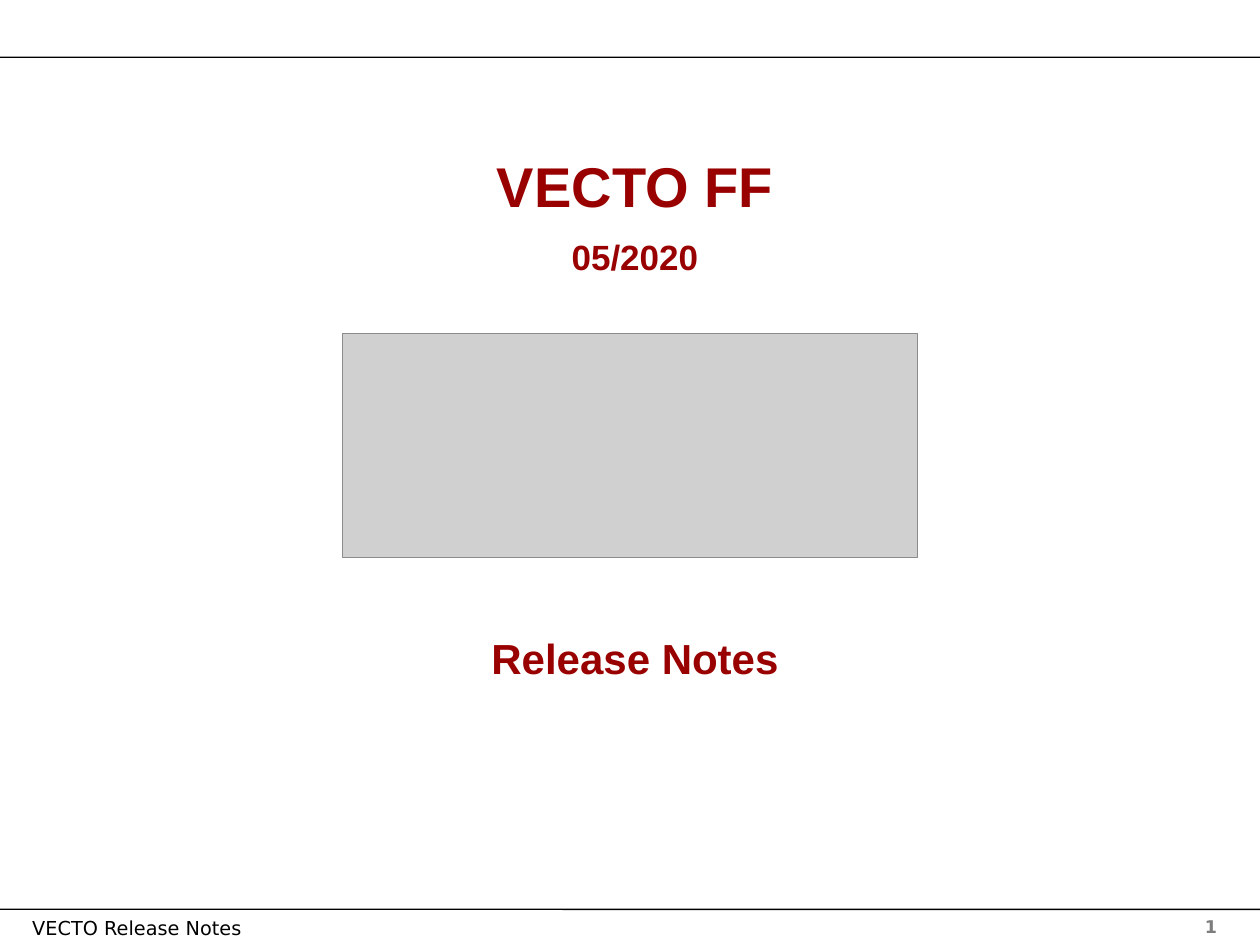
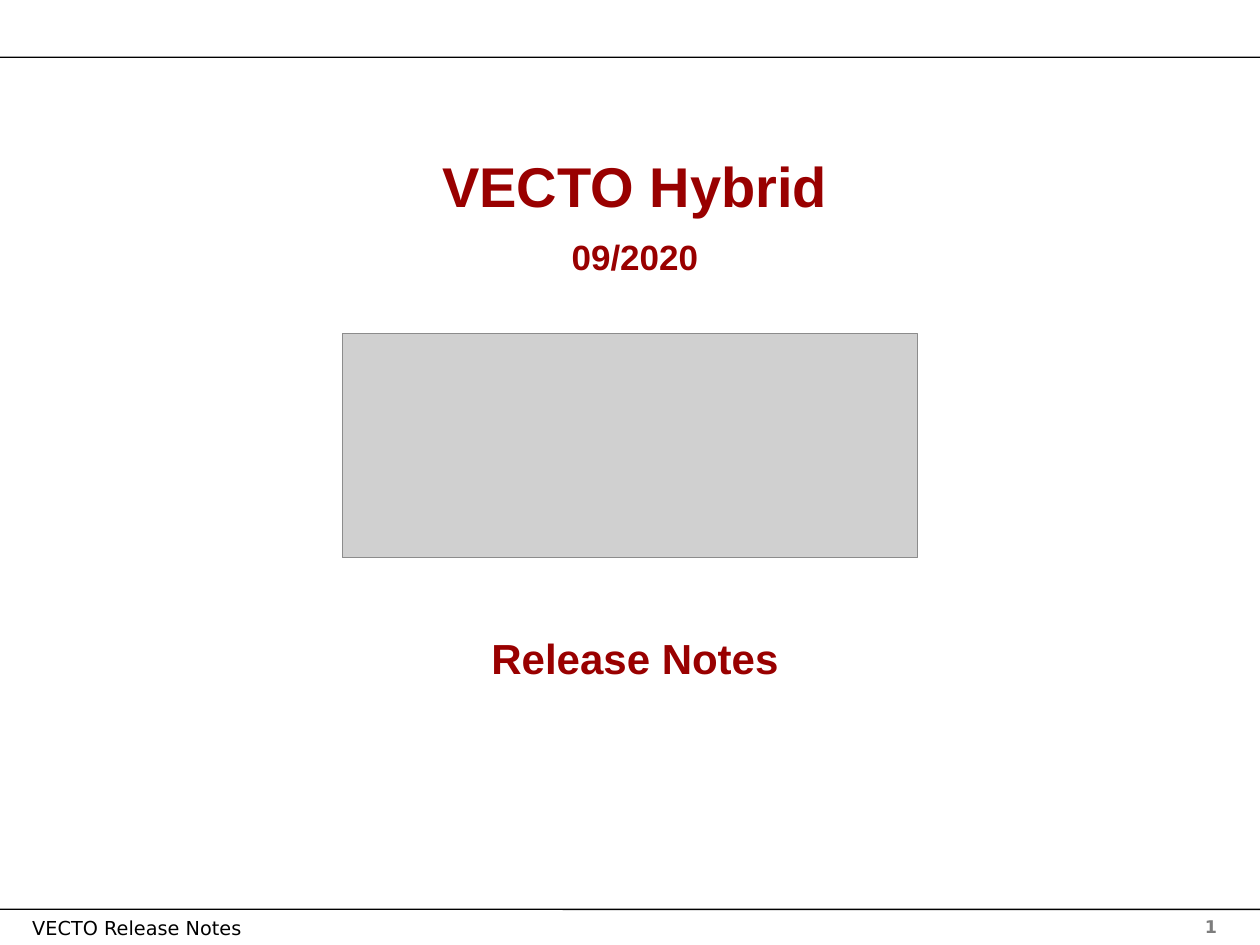
Before and after one commit to tanawadeatharva/BharatVECTO, a slide deck: slide 1 of Documentation/User Manual Source/Release Notes Vecto3.x.pptx. Drawn at 1260x945 pixels with LibreOffice and Linux fonts; fonts in the diff are those of the drawing; grey boxes stand for pictures; background and template pictures are left out. Boxes give left, top, right and bottom in pixels: in the first picture for what was removed or moved away, otherwise in the second. Text is boxed around its words. In the diff, an @@ line names an element or a change of style, - is before the commit and + after.

Commit message:
first vecto hybrids release

```diff
--- a/Documentation/User Manual Source/Release Notes Vecto3.x.pptx
+++ b/Documentation/User Manual Source/Release Notes Vecto3.x.pptx
@@ text at (442,166,827,271): text changed @@
-VECTO FF
-05/2020
+VECTO Hybrid
+09/2020
```
Also in this commit, not shown: 1 slide added, 11 other files.
